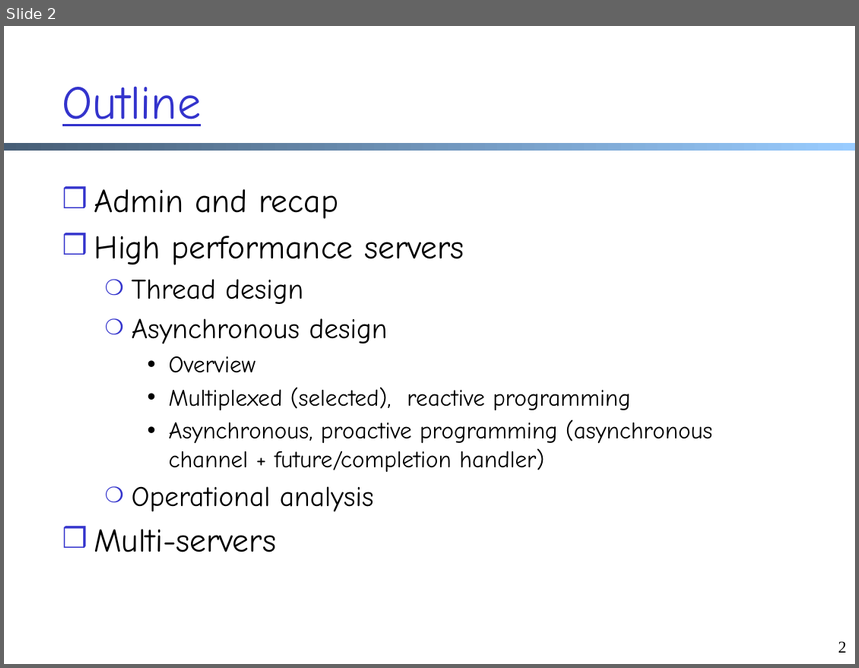
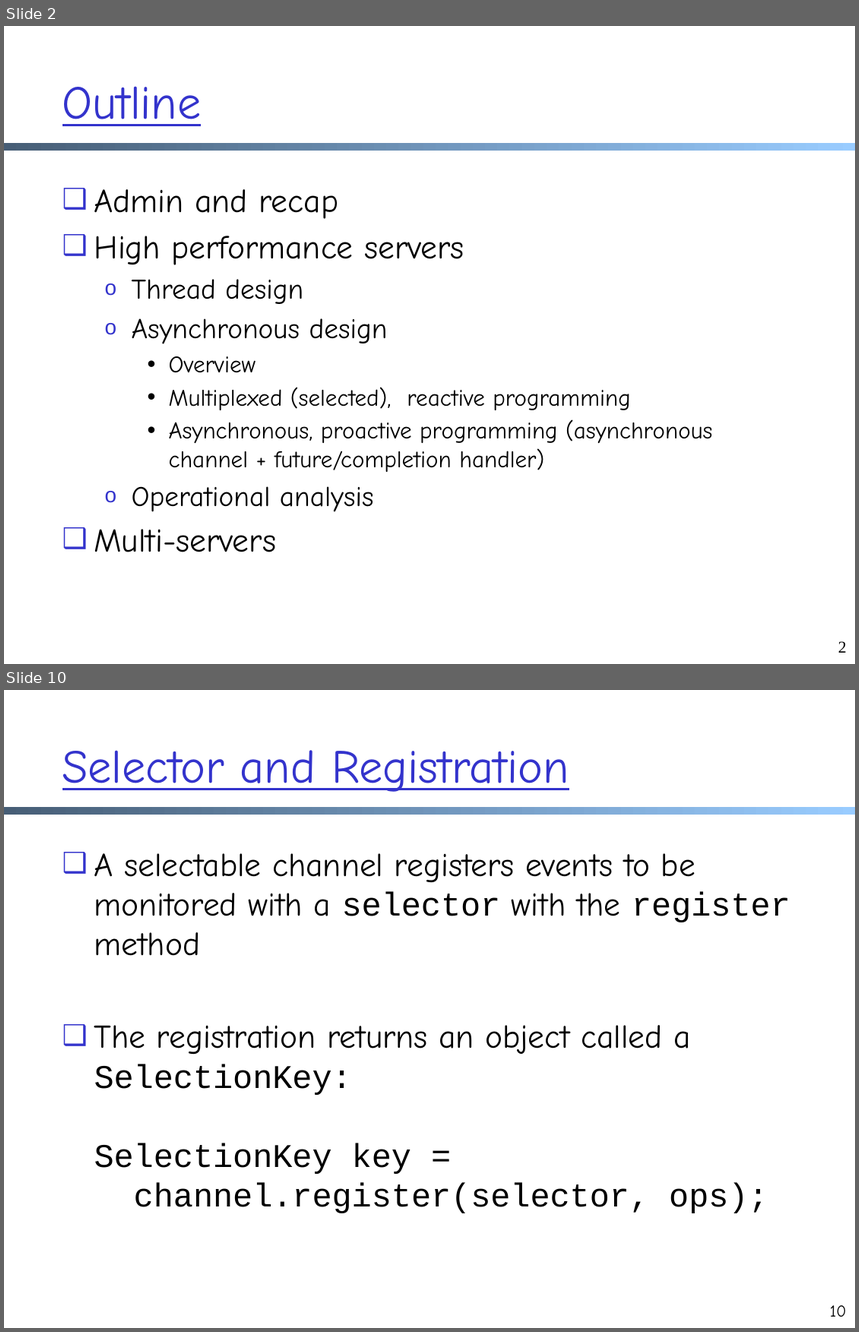
Before and after one commit to xiangq27/xiangq27.github.io, a slide deck: courses/cnns-xmuf21/files/lectures/application-op-analysis-load-balance.pptx. Shown one above the other, each under a label of ours: slide 2 before the commit, slides 2 and 10 after it; the slides between them are not shown. The pictures are 859x668 and 859x1332 pixels, drawn with LibreOffice and Linux fonts; fonts in the diff are those of the drawing. Boxes give left, top, right and bottom in pixels: in the first picture for what was removed or moved away, otherwise in the second. Text is boxed around its words. In the diff, an @@ line names an element or a change of style, - is before the commit and + after.

```diff
--- a/courses/cnns-xmuf21/files/lectures/application-op-analysis-load-balance.pptx
+++ b/courses/cnns-xmuf21/files/lectures/application-op-analysis-load-balance.pptx
@@ slide 10 added at [4,690,855,1328], background #FFFFFF; not listed: 1 template element that a slide beside it also shows @@
@@ title added at [63,750,569,792], 40 pt, text #3333CC, underline @@
+Selector and Registration
@@ text added at [94,853,791,1214], 28 pt, text #000000 @@
+❑ A selectable channel registers events to be monitored with a selector with the register method
+❑ The registration returns an object called a SelectionKey:
+  SelectionKey key =
+  channel.register(selector, ops);
@@ page number added at [830,1306,847,1317], 14 pt, text #000000 @@
+10
@@ slide 2 changed as well @@
@@ text at [94,189,465,553]: bullet ❒ to ❑; bullet ❍ to o @@
```
Also in this commit, not shown: 43 other slides changed, 41 other slides added, 1 slide removed, 23 other files.
